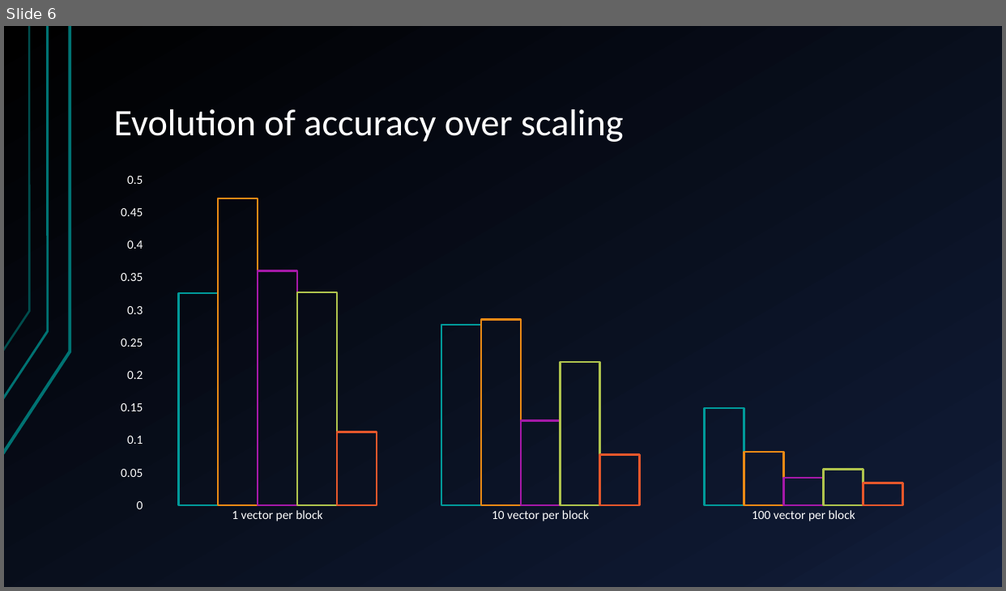
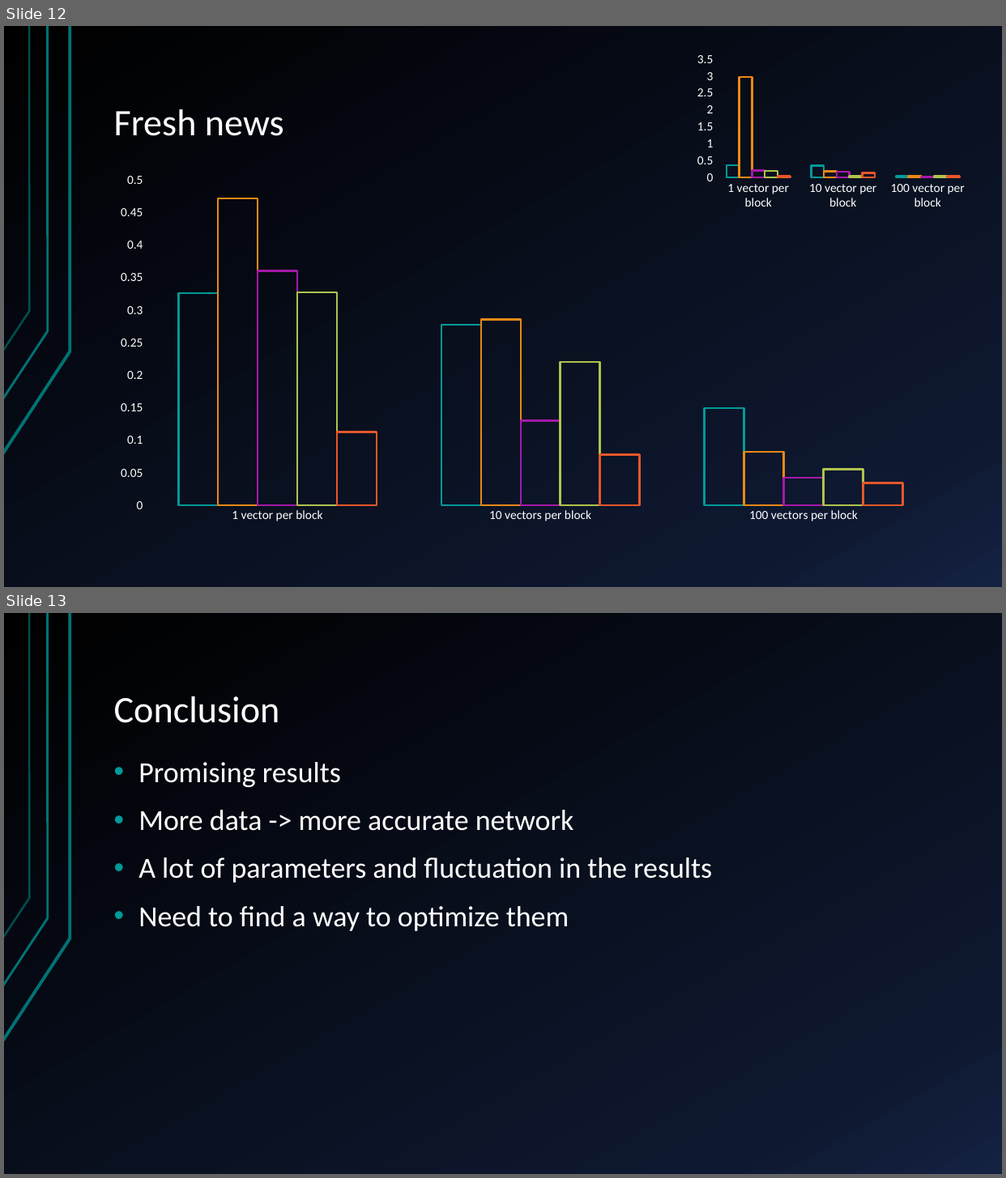
Before and after one commit to Leirof/M1-TNO_Detection_Efficiency, a slide deck: report/Diapo soutenance.pptx. Shown one above the other, each under a label of ours: slide 6 before the commit, slides 12 and 13 after it. The pictures are 1006x591 and 1006x1178 pixels, drawn with LibreOffice and Linux fonts; fonts in the diff are those of the drawing. Boxes give left, top, right and bottom in pixels: in the first picture for what was removed or moved away, otherwise in the second. Text is boxed around its words. In the diff, an @@ line names an element or a change of style, - is before the commit and + after.

```diff
--- a/report/Diapo soutenance.pptx
+++ b/report/Diapo soutenance.pptx
@@ slide 13 added at (x1=4, y1=613, x2=1002, y2=1174), background gradient #000000 to #0F1931 to #142242; not listed: 3 template elements that a slide beside it also shows @@
@@ title added at (x1=114, y1=696, x2=280, y2=723), 36 pt, text #FFFFFF @@
+Conclusion
@@ text added at (x1=138, y1=762, x2=712, y2=931), 28 pt, text #FFFFFF @@
+• Promising results
+• More data -> more accurate network
+• A lot of parameters and fluctuation in the results
+• Need to find a way to optimize them
@@ what was slide 6 is now slide 12 @@
@@ slide 12 changed as well @@
@@ column chart added at (x1=691, y1=49, x2=975, y2=213) @@
+categories: 1 vector per block, 10 vector per block, 100 vector per block
+Series 1: 0.36, 0.35, 0.04
+Series 2: 2.97, 0.18, 0.04
+Series 3: 0.2, 0.17, 0.02
+Series 4: 0.19, 0.04, 0.04
+Series 5: 0.03, 0.13, 0.03
@@ title at (x1=114, y1=109, x2=284, y2=136): text changed @@
-Evolution of accuracy over scaling
+Fresh news
@@ column chart at (x1=104, y1=165, x2=952, y2=531) @@
-categories: 1 vector per block, 10 vector per block, 100 vector per block
+categories: 1 vector per block, 10 vectors per block, 100 vectors per block
```
Also in this commit, not shown: 4 other slides changed, 7 other slides added, 1 slide removed, 6 other files.
